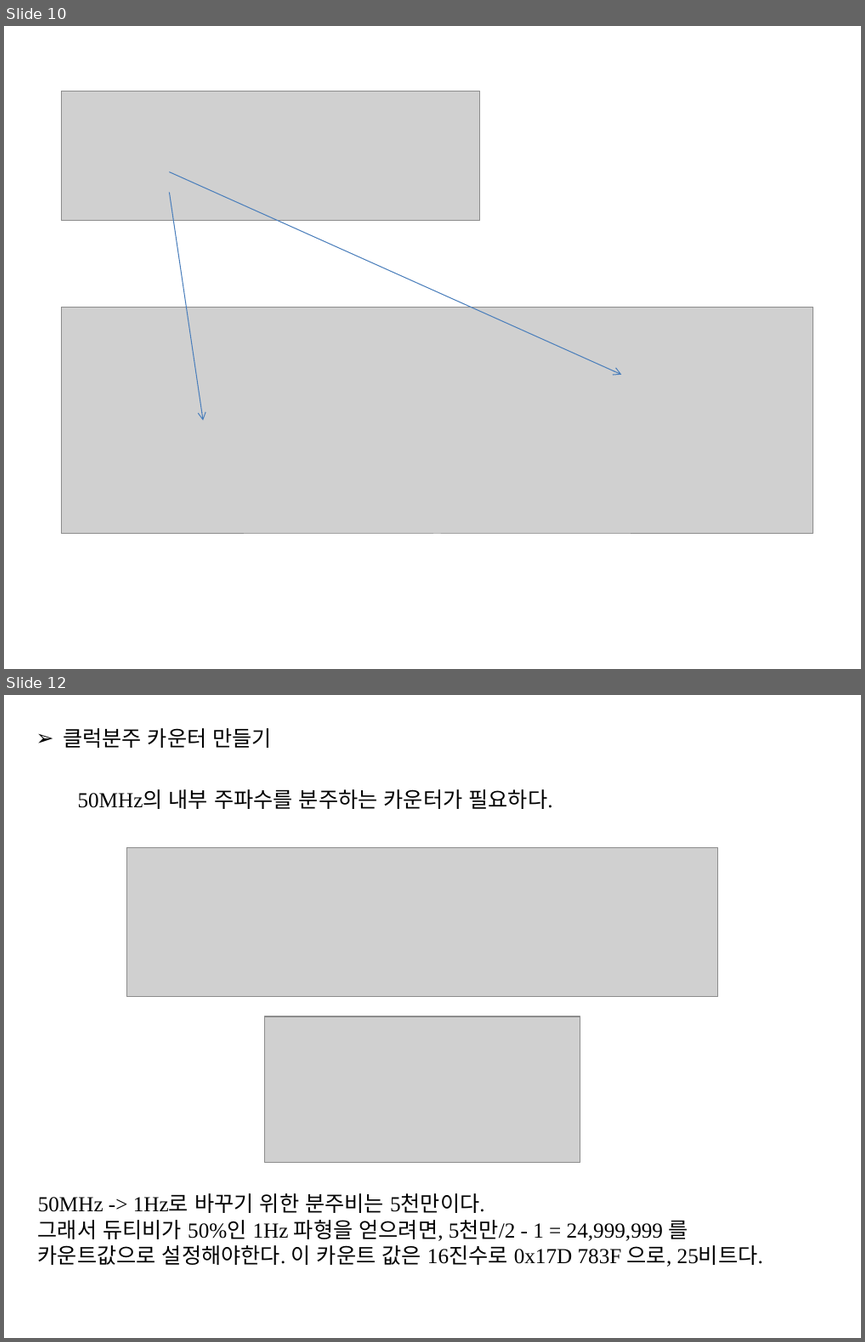
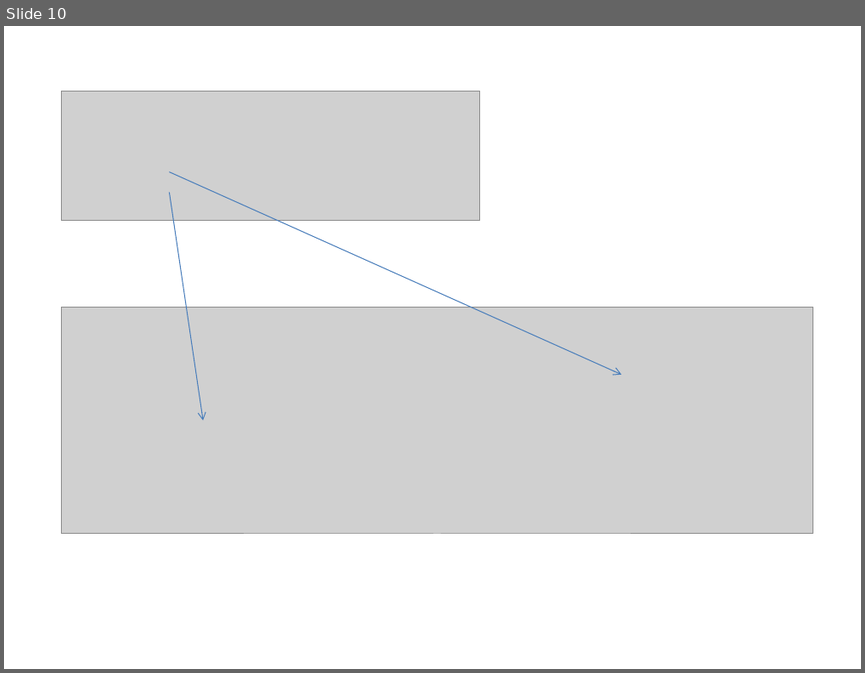
Before and after one commit to JAICHANGPARK/DE2_DOCKER_FPGA, a slide deck: presentation/20181017/FPGA LPM Component.pptx. Shown one above the other, each under a label of ours: slides 10 and 12 before the commit, slide 10 after it; the slides between them are not shown. The pictures are 865x1342 and 865x673 pixels, drawn with LibreOffice and Linux fonts; fonts in the diff are those of the drawing; grey boxes stand for pictures. Boxes give left, top, right and bottom in pixels: in the first picture for what was removed or moved away, otherwise in the second. Text is boxed around its words. In the diff, an @@ line names an element or a change of style, - is before the commit and + after.

```diff
--- a/presentation/20181017/FPGA LPM Component.pptx
+++ b/presentation/20181017/FPGA LPM Component.pptx
@@ slide 12 removed at (4,695,861,1338), background #FFFFFF @@
@@ text removed at (63,728,273,748) @@
-➢ 클럭분주 카운터 만들기
@@ text removed at (78,789,553,809) @@
-50MHz의 내부 주파수를 분주하는 카운터가 필요하다.
@@ picture removed at (127,847,718,996) @@
@@ picture removed at (264,1016,580,1162) @@
@@ text removed at (38,1193,763,1266) @@
-50MHz -> 1Hz로 바꾸기 위한 분주비는 5천만이다.
-그래서 듀티비가 50%인 1Hz 파형을 얻으려면, 5천만/2 - 1 = 24,999,999 를 카운트값으로 설정해야한다. 이 카운트 값은 16진수로 0x17D 783F 으로, 25비트다.
```
Also in this commit, not shown: 5 slides changed, 10 slides added, 5 other slides removed.
